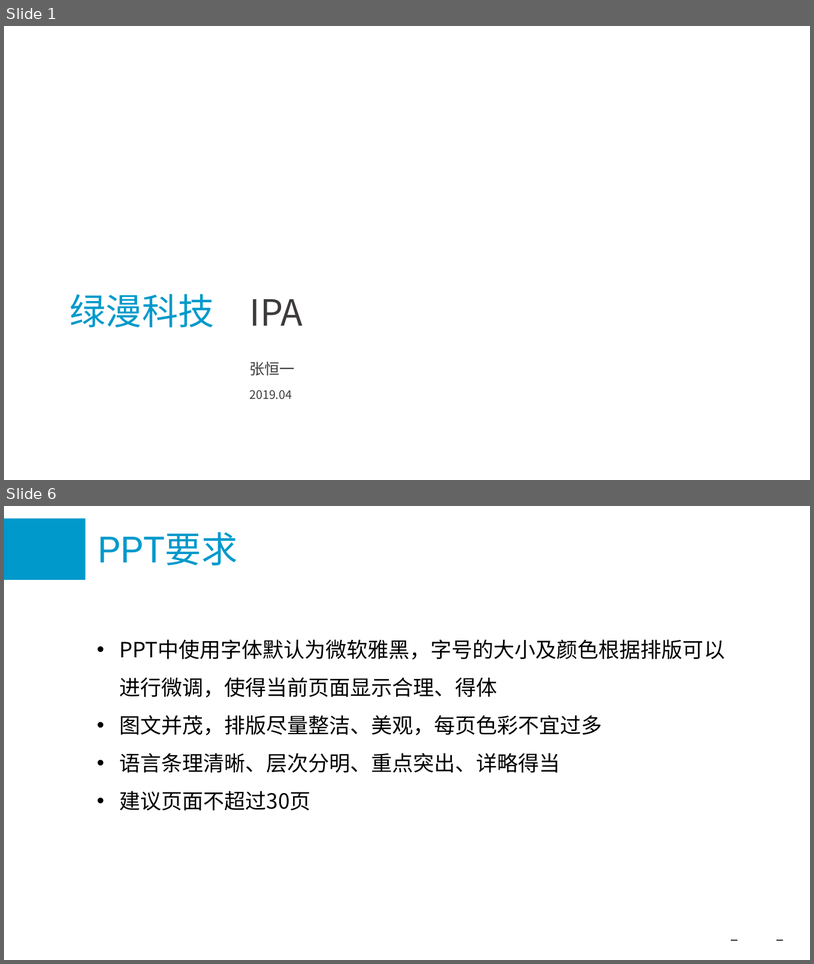
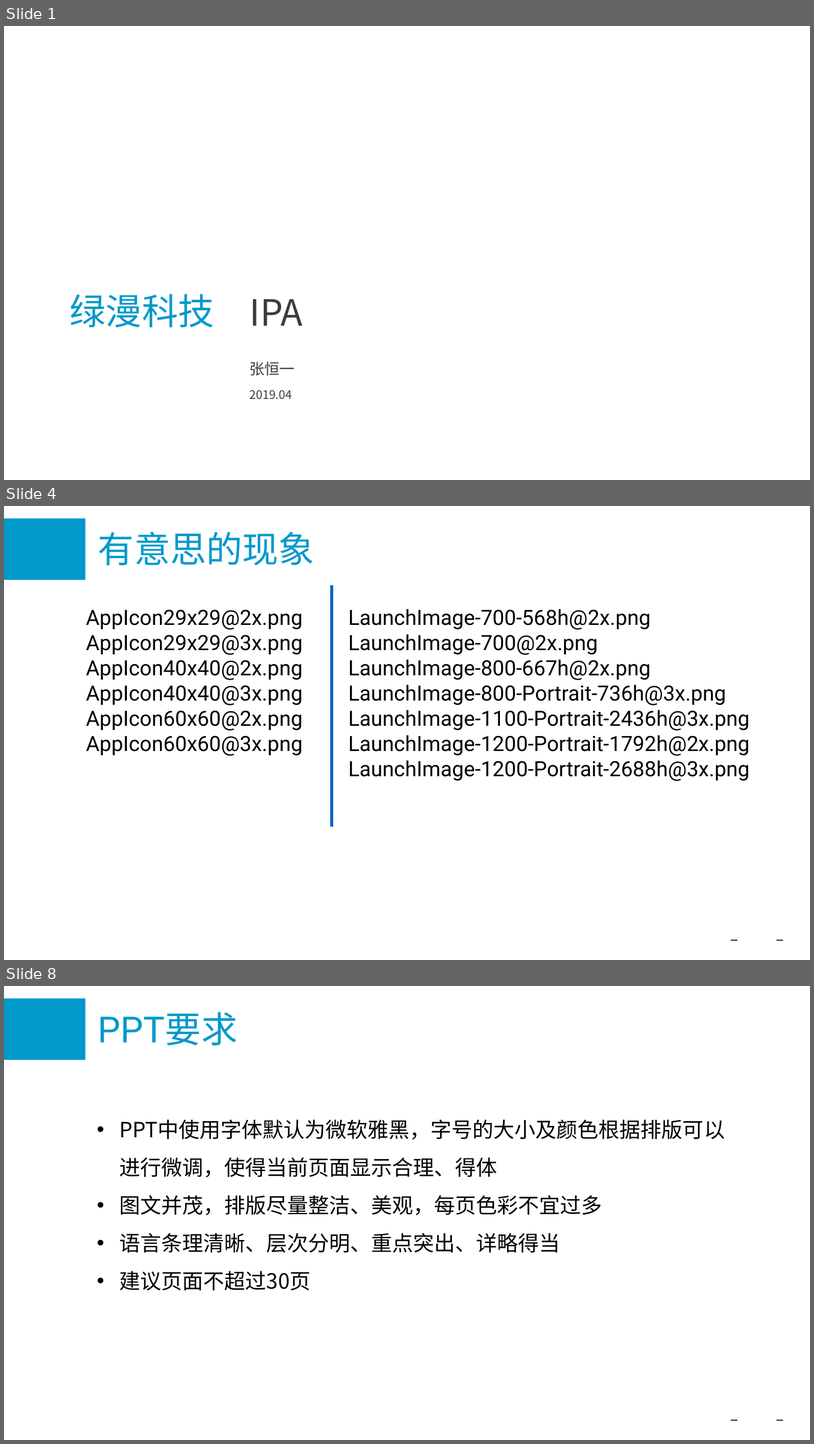
Before and after one commit to hengyizhangcn/filesBackup, a slide deck: IPA.pptx. Shown one above the other, each under a label of ours: slides 1 and 6 before the commit, slides 1, 4 and 8 after it; the slides between them are not shown. The pictures are 814x964 and 814x1444 pixels, drawn with LibreOffice and Linux fonts; fonts in the diff are those of the drawing; background and template pictures are left out. Boxes give left, top, right and bottom in pixels: in the first picture for what was removed or moved away, otherwise in the second. Text is boxed around its words. In the diff, an @@ line names an element or a change of style, - is before the commit and + after.

```diff
--- a/IPA.pptx
+++ b/IPA.pptx
@@ slide 4 added at (4, 506, 810, 960), background #FFFFFF; not listed: 3 template elements that a slide beside it also shows @@
@@ title added at (98, 532, 315, 565), 86 pt, text #0099CB @@
+有意思的现象
@@ line added from (332, 585) to (332, 826), #0365C0 7.25 pt @@
@@ text added at (86, 609, 303, 756), 50 pt, text #000000 @@
+AppIcon29x29@2x.png
+AppIcon29x29@3x.png
+AppIcon40x40@2x.png
+AppIcon40x40@3x.png
+AppIcon60x60@2x.png
+AppIcon60x60@3x.png
@@ text added at (348, 609, 750, 781), 50 pt, text #000000 @@
+LaunchImage-700-568h@2x.png
+LaunchImage-700@2x.png
+LaunchImage-800-667h@2x.png
+LaunchImage-800-Portrait-736h@3x.png
+LaunchImage-1100-Portrait-2436h@3x.png
+LaunchImage-1200-Portrait-1792h@2x.png
+LaunchImage-1200-Portrait-2688h@3x.png
@@ what was slide 6 is now slide 8 @@
```
Also in this commit, not shown: 1 slide changed, 4 other slides added, 3 slides removed.
